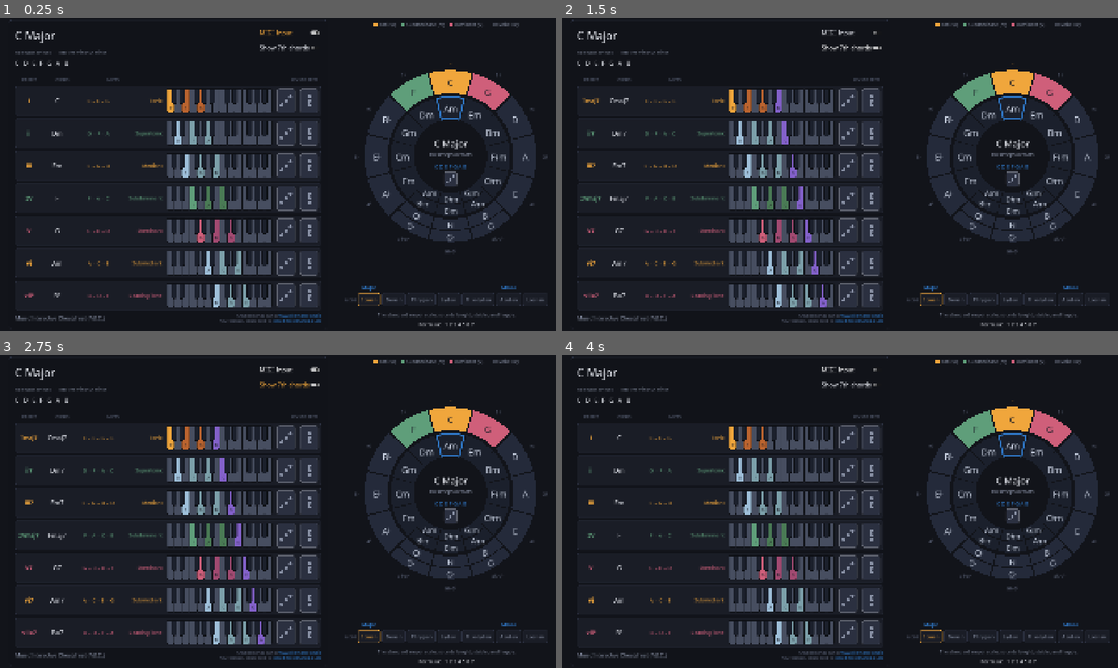
Above: before the commit, frames 1-4 (two rows, left to right).
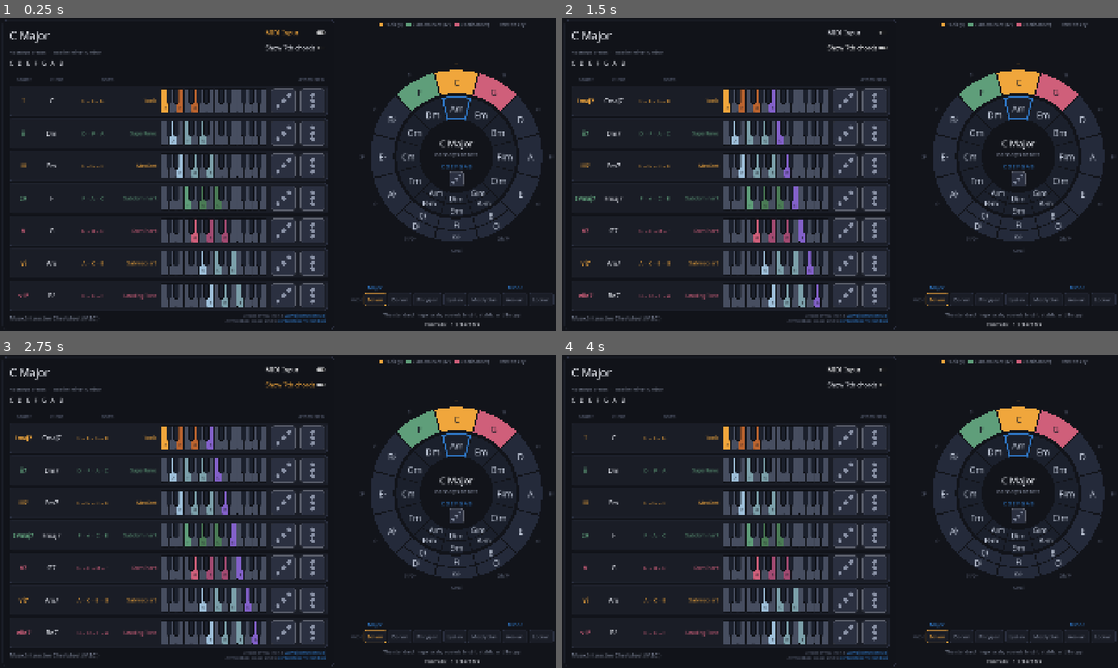
Above: after the commit, the same moments.

Repository: Square-Atom/mic
Game: Godot game, scene res://scenes/main.tscn
The game is run twice, just before and just after one commit, with the same random seed, the same clock (stepped at 60 frames per second) and the same inputs.
Inputs:
- Up to frame 1 (0.25 s): no input
- Up to frame 2 (1.5 s): click "MIDI Input" at 0.5 s; click "Show 7th chords" at 1.25 s
- Up to frame 3 (2.75 s): click "MIDI Input" at 2 s
- Up to frame 4 (4 s): click "Show 7th chords" at 2.75 s; click "MIDI Input" at 3.5 s

The runs differ from the first frame. In frame 1, 15% of the frame differs, in the area x 0-100%, y 0-100%; in frame 2, 16%; in frame 3, 16%; in frame 4, 15%.

Commit message:
Square the play buttons
84x84 in the chord rows, still the height of the keys beside them, and
51x51 in the middle of the circle. The dots are drawn as a fraction of the
button, so squaring it needed no glyph numbers touched.

The wider buttons put 40px back into a row: it measures 1098 now and the
panel 1146, so the portrait base returns to 1220x2170. That is the same
number the columns were tightened to avoid a commit ago - the width saved
there has gone into the buttons instead, which is where it was wanted.

Co-Authored-By: Claude Opus 5 <noreply@anthropic.com>

Diff:
--- a/scenes/chord_row.tscn
+++ b/scenes/chord_row.tscn
@@ -59,7 +59,7 @@
 
 [node name="PlayInOrder" type="Control" parent="HBox"]
 unique_name_in_owner = true
-custom_minimum_size = Vector2(64, 84)
+custom_minimum_size = Vector2(84, 84)
 layout_mode = 2
 size_flags_vertical = 4
 tooltip_text = "Play root, third and fifth in order"
@@ -68,7 +68,7 @@
 
 [node name="PlayTogether" type="Control" parent="HBox"]
 unique_name_in_owner = true
-custom_minimum_size = Vector2(64, 84)
+custom_minimum_size = Vector2(84, 84)
 layout_mode = 2
 size_flags_vertical = 4
 tooltip_text = "Play all notes at once"
--- a/scripts/ui/circle_of_fifths.gd
+++ b/scripts/ui/circle_of_fifths.gd
@@ -28,7 +28,7 @@
 ## The play-scale button. Sized to match the chord rows' buttons, since it is
 ## the same control doing the same job, and placed below the scale line as a
 ## fraction of the hole radius.
-const PLAY_BUTTON_SIZE := Vector2(45.0, 51.0)
+const PLAY_BUTTON_SIZE := Vector2(51.0, 51.0)
 const PLAY_BUTTON_Y := 0.64
 
 ## Where each line of the centre readout sits, as a fraction of the hole radius
--- a/scripts/ui/main_layout.gd
+++ b/scripts/ui/main_layout.gd
@@ -16,13 +16,13 @@
 ## The design size each orientation is scaled against. Landscape matches the
 ## project's own viewport setting.
 ##
-## Portrait's width is dictated rather than chosen: one ChordRow measures 1058px
-## across and the panel 1106, so anything narrower would clip the rows instead
+## Portrait's width is dictated rather than chosen: one ChordRow measures 1098px
+## across and the panel 1146, so anything narrower would clip the rows instead
 ## of shrinking them. Allow for the 28px margins either side and the base has
-## to clear 1162. That leaves the interface small on a phone, which is the cost
+## to clear 1202. That leaves the interface small on a phone, which is the cost
 ## of keeping the row as it is; the row has to get narrower before this can.
 const LANDSCAPE_BASE := Vector2i(1920, 1080)
-const PORTRAIT_BASE := Vector2i(1180, 2100)
+const PORTRAIT_BASE := Vector2i(1220, 2170)
 
 ## The smallest the stacked circle may be squeezed to. Its own contents need
 ## 440px, so below this the wedges would start clipping rather than shrinking.
